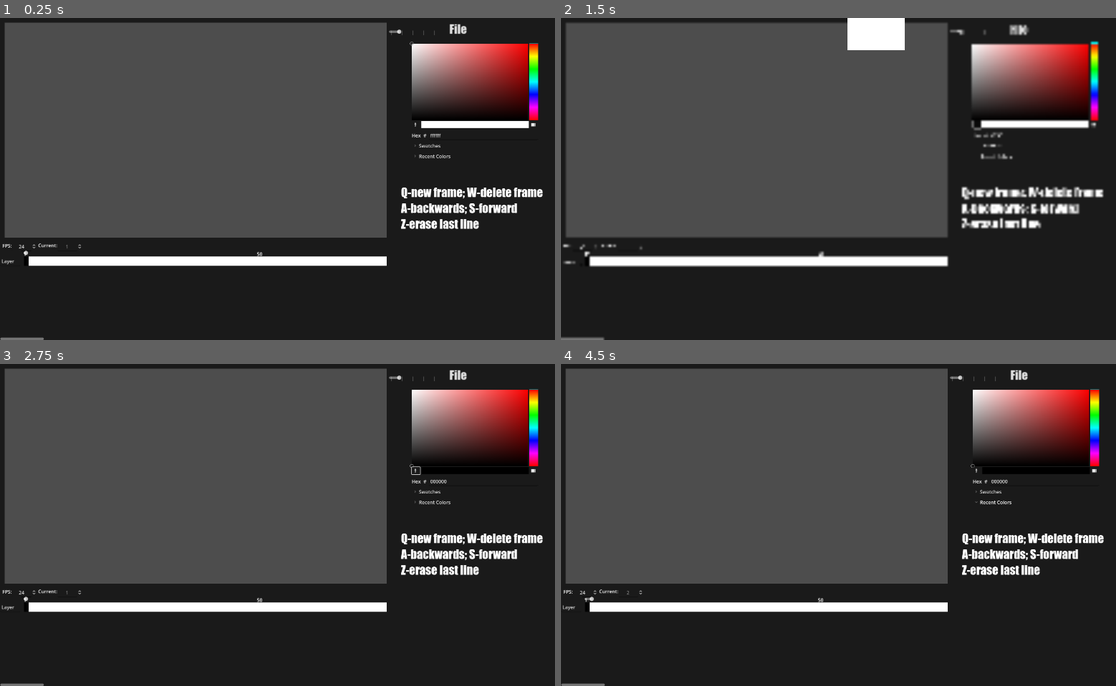
Above: before the commit, frames 1-4 (two rows, left to right).
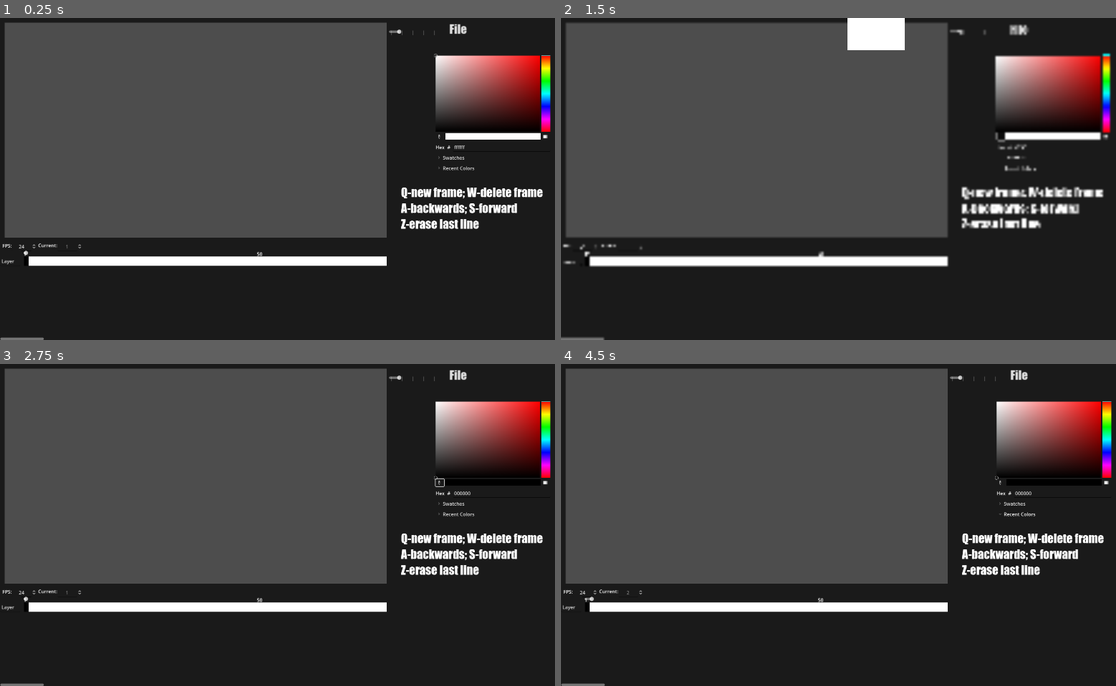
Above: after the commit, the same moments.

Repository: Drawsi/Anim
Game: Godot game, scene res://Node2D.tscn
Two runs of this game, one before a commit and one after it. Both use one fixed random seed, a clock stepped at 60 frames per second and the inputs below.
Inputs (mouse positions are in pixels of both pictures, inside the frame that each line leads up to; where the layout moved, square brackets give the same spot in the first picture):
- Up to frame 1 (0.25 s): no input
- Up to frame 2 (1.5 s): click "File" at 0.5 s; click (999, 137) [977, 124] at 1.25 s
- Up to frame 3 (2.75 s): click "Swatches" at 2 s
- Up to frame 4 (4.5 s): click "Recent Colors" at 2.75 s; click (588, 608) at 3.5 s; click (594, 608) at 4.25 s

The runs differ from the first frame. In frame 1, 6.8% of the frame differs, in the area x 73-100%, y 7-48%; in frame 2, 7.2%; in frame 3, 6.6%; in frame 4, 6.6%.

Commit message:
Version_1.3.2

Diff:
--- a/Node2D.tscn
+++ b/Node2D.tscn
@@ -1,6 +1,5 @@
-[gd_scene load_steps=8 format=3 uid="uid://bmit6xykpck7u"]
+[gd_scene load_steps=7 format=3 uid="uid://bmit6xykpck7u"]
 
-[ext_resource type="Script" path="res://Scripts/Changes.gd" id="1_70di4"]
 [ext_resource type="Script" path="res://Scripts/MenuButton.gd" id="3_vfdue"]
 [ext_resource type="PackedScene" uid="uid://b238swtg4xiqq" path="res://FrameView.tscn" id="4_0q5o4"]
 [ext_resource type="FontFile" uid="uid://bywegilh4yodo" path="res://IMPACT.TTF" id="4_wxax8"]
@@ -9,7 +8,6 @@
 [ext_resource type="PackedScene" uid="uid://dt3obothpbm14" path="res://t_layer.tscn" id="6_yjky3"]
 
 [node name="Main" type="Node2D"]
-script = ExtResource("1_70di4")
 
 [node name="Brush_Settings" type="Control" parent="."]
 layout_mode = 3
@@ -60,10 +58,10 @@
 anchor_top = 0.5
 anchor_right = 1.0
 anchor_bottom = 0.5
-offset_left = -544.0
-offset_top = -458.0
-offset_right = -112.0
-offset_bottom = 86.0
+offset_left = -464.0
+offset_top = -418.0
+offset_right = -72.0
+offset_bottom = 126.0
 grow_horizontal = 0
 grow_vertical = 2
 color_modes_visible = false
--- a/Scripts/Animation.gd
+++ b/Scripts/Animation.gd
@@ -4,28 +4,42 @@
 @export var brush_size = 10
 @onready var Tslider = get_node("ScrollContainer/Anim_Layers/TSlider")
 
+@onready var tlayer = $ScrollContainer/Anim_Layers/TLayer/Spread
+@onready var subview = $"../DrawingArea/SubViewport"
+var f = preload("res://FrameView.tscn")
+var empty = load("res://Frame_Icons/empty.png")
+var new = load("res://Frame_Icons/new.png")
+var last_frame
+var this_frame
 var frame = 0
 
-func _physics_process(_delta):
+
+
+
+func _process(_delta):
 	$TimelineSettings/Current_Fps/SpinBox.value = Global.current_frame
 	Global.set_fps = $TimelineSettings/Fps_Counter/Run_FPS.value
-##if (container.current_tab!=container.get_tab_count()-1):
-##	if Input.is_action_just_pressed("next") or fast_n:
-##			$Timeline/HSlider.value = $Timeline/HSlider.value + 10
-#if (container.current_tab!=0):
-#	if Input.is_action_just_pressed("previous") or fast_p:
-#			container.current_tab = container.current_tab - 1
-#			$Timeline/HSlider.value = $Timeline/HSlider.value - 10
-#if Input.is_action_just_pressed("play"):
-#	$Timer.wait_time = 1/$Timeline/FPS.value
-#	$Timer.start()
-#frame = $Timeline/HSlider.value
+	var ff = f.instantiate()
+	var find = subview.find_child(str(Global.current_frame),true,false)
+	var verify = tlayer.get_child(Global.current_frame-1).get_texture_normal()==new
+	_inviz()
+	#	Create a frame if none is present
+	if find==null and verify:
+		ff.name = str(Global.current_frame)
+		ff.visible = true
+		ff.set_process_input(true)
+		#print("Frame ",ff.name," added!")
+		subview.add_child(ff)
+		#print($DrawingArea/SubViewport.get_children())
+	#	Deletes the frame
+	if find and !verify:
+		find.queue_free()
 
-#func _on_timer_timeout():
-#	if (container.current_tab!=container.get_tab_count()-1):
-#		container.current_tab = frame
-#		frame += 1
-#		$Timer.start()
-#	else:
-#		frame = 0
-#		$Timer.stop()
+func _inviz():
+	for i in subview.get_children():
+		if i.name==str(Global.current_frame):
+			i.visible = true
+			i.set_process_input(true)
+		else:
+			i.visible = false
+			i.set_process_input(false)
